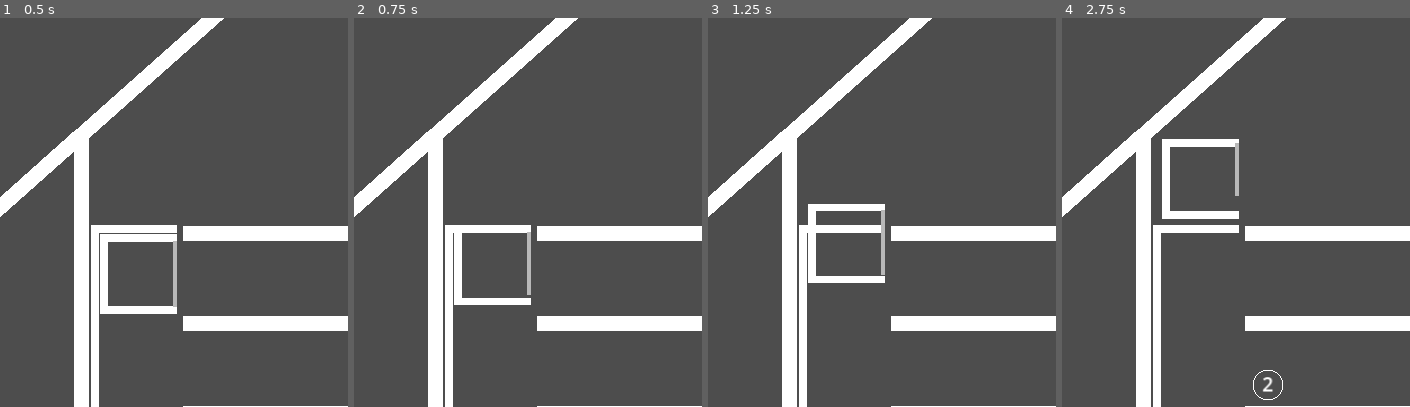
Above: before the commit, frames 1-4 (left to right).
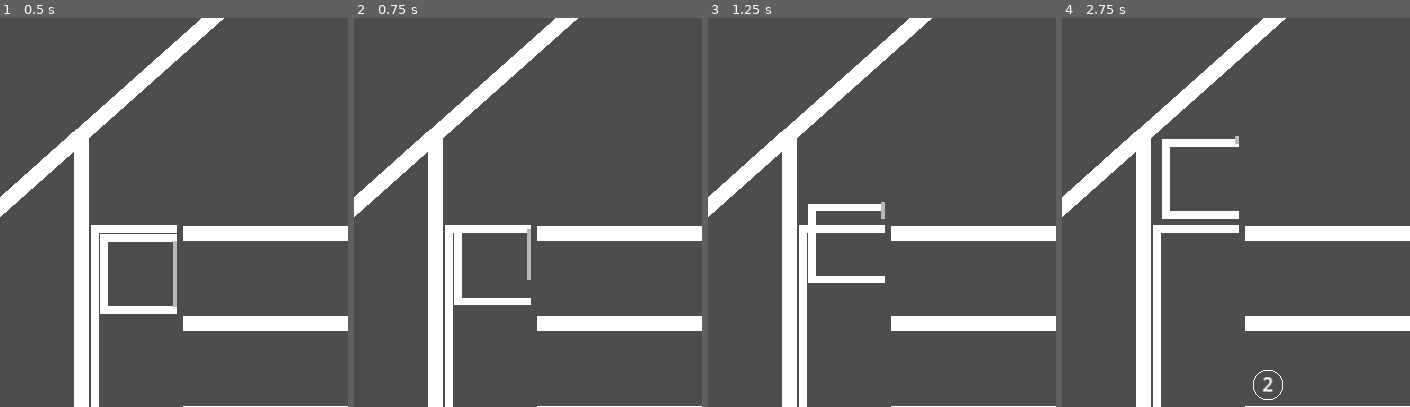
Above: after the commit, the same moments.

Repository: gilad905/elevator-boy
Game: Godot game, scene res://scenes/main.tscn
Two runs of this game, one before a commit and one after it. Both use one fixed random seed, a clock stepped at 60 frames per second and the inputs below.
Inputs:
- Up to frame 1 (0.5 s): no input
- Up to frame 2 (0.75 s): tap Enter at 0.5 s; hold Up (elevator_move_up) from 0.53 s (still down); hold Space (elevator_toggle_door, bound only before the commit) from 0.53 s (still down)
- Up to frame 3 (1.25 s): keep holding Up (elevator_move_up); keep holding Space (elevator_toggle_door, bound only before the commit)
- Up to frame 4 (2.75 s): release Up (elevator_move_up) at 1.28 s; release Space (elevator_toggle_door, bound only before the commit) at 1.28 s; hold Down (elevator_move_down) 1.28-2.03 s; tap Space (elevator_toggle_door, bound only before the commit) at 1.35 s; hold Up (elevator_move_up) from 2.03 s (still down); hold Space (elevator_toggle_door, bound only before the commit) from 2.03 s (still down)
The pictures show only the part of the screen within x 6-56%, y 13-63%; the shares and areas given below are measured in that part.

Frame 1 is identical in both runs. In frame 2, less than 0.1% of the frame differs, in the area x 49-51%, y 54-72%; in frame 3, 0.2%, in the area x 49-51%, y 47-67%; in frame 4, 0.2%.

Commit message:
better door

Diff:
--- a/project.godot
+++ b/project.godot
@@ -44,7 +44,7 @@
 "events": [Object(InputEventKey,"resource_local_to_scene":false,"resource_name":"","device":-1,"window_id":0,"alt_press …(195 unchanged characters)…
 ]
 }
-elevator_toggle_door={
+door_toggle={
 "deadzone": 0.5,
 "events": [Object(InputEventKey,"resource_local_to_scene":false,"resource_name":"","device":-1,"window_id":0,"alt_press …(191 unchanged characters)…
 , Object(InputEventKey,"resource_local_to_scene":false,"resource_name":"","device":-1,"window_id":0,"alt_pressed":false …(186 unchanged characters)…
--- a/scenes/main.tscn
+++ b/scenes/main.tscn
@@ -1,8 +1,9 @@
-[gd_scene load_steps=7 format=3 uid="uid://b4x3k3rw7jlkp"]
+[gd_scene load_steps=8 format=3 uid="uid://b4x3k3rw7jlkp"]
 
 [ext_resource type="PackedScene" uid="uid://6ump4l8coktj" path="res://scenes/floor.tscn" id="1_ec1if"]
 [ext_resource type="Script" path="res://scripts/main.gd" id="1_u3v8c"]
 [ext_resource type="Script" path="res://scripts/floors.gd" id="2_pfc4s"]
+[ext_resource type="Script" path="res://scripts/door.gd" id="3_3jsbd"]
 [ext_resource type="Script" path="res://scripts/persons.gd" id="3_ag5il"]
 [ext_resource type="Script" path="res://scripts/elevator.gd" id="4_iffau"]
 
@@ -27,13 +28,14 @@
 width = 5.0
 script = ExtResource("4_iffau")
 one_floor_duration_sec = 2
-door_move_duration_sec = 1
 metadata/_edit_lock_ = true
 
 [node name="Door" type="Line2D" parent="ElevatorWrap/Elevator"]
 points = PackedVector2Array(53.5, 8, 53.5, 52)
 width = 3.0
 default_color = Color(0.720467, 0.720468, 0.720467, 1)
+script = ExtResource("3_3jsbd")
+move_speed = 1.0
 metadata/_edit_lock_ = true
 
 [node name="Persons" type="Node2D" parent="ElevatorWrap/Elevator"]
@@ -69,4 +71,5 @@
 [node name="PersonsTimer" type="Timer" parent="Persons"]
 wait_time = 6.0
 
+[connection signal="door_opened" from="ElevatorWrap/Elevator/Door" to="." method="_on_door_opened"]
 [connection signal="timeout" from="Persons/PersonsTimer" to="." method="_on_persons_timer_timeout"]
--- /dev/null
+++ b/scripts/door.gd
@@ -0,0 +1,29 @@
+extends Line2D
+
+@export var move_speed: float
+
+enum State {closed, opening, open, closing}
+var current_state: State = State.closed
+
+signal door_opened
+
+func _process(delta: float) -> void:
+	if Input.is_action_just_pressed("door_toggle"):
+		var is_opening = [State.open, State.opening].has(current_state)
+		current_state = State.closing if is_opening else State.opening
+
+	if [State.opening, State.closing].has(current_state):
+		var is_opening = current_state == State.opening
+		var target_y = 0 if is_opening else 1
+		if is_equal_approx(scale.y, target_y):
+			scale.y = target_y
+			var target_state = State.open if is_opening else State.closed
+			current_state = target_state
+			var state_desc = "open" if target_state == State.open else "closed"
+			print("Door is now " + state_desc)
+			if current_state == State.open:
+				door_opened.emit()
+		else:
+			var delta_factor = -1 if is_opening else 1
+			var delta_y = delta * delta_factor * move_speed
+			scale.y = clamp(scale.y + delta_y, 0, 1)
--- a/scripts/elevator.gd
+++ b/scripts/elevator.gd
@@ -1,12 +1,10 @@
 extends Line2D
 
 @export var one_floor_duration_sec: int
-@export var door_move_duration_sec: int
 
 var current_floor_num: int
 var floor_height: int
 var is_moving: bool = false
-var is_door_open: bool = false
 var persons: Node2D
 
 func _ready() -> void:
@@ -38,18 +36,6 @@
 	var target_floor: int = current_floor_num + (1 if go_up else -1)
 	go_to_floor(target_floor)
 
-func toggle_door() -> void:
-	await set_door(not is_door_open)
-
-func set_door(to_open: bool) -> void:
-	var target_y = 0 if to_open else 1
-	var door = get_node("Door")
-	var tween = create_tween()
-
-	tween.tween_property(door, "scale:y", target_y, door_move_duration_sec)
-	is_door_open = to_open
-	await tween.finished
-
 func add_person(person):
 	persons.add_child(person)
 	var i = person.get_index()
--- a/scripts/main.gd
+++ b/scripts/main.gd
@@ -1,9 +1,14 @@
 extends Node2D
+
+var elevator: Node2D
+var door: Node2D
 
 func _ready() -> void:
 	await get_tree().create_timer(2).timeout
 	_on_persons_timer_timeout()
 	$Persons/PersonsTimer.start()
+	elevator = $ElevatorWrap/Elevator
+	door = elevator.get_node("Door")
 
 func _process(_delta: float) -> void:
 	if Input.is_action_pressed("elevator_move_down"):
@@ -14,13 +19,12 @@
 func _input(event: InputEvent) -> void:
 	if event.is_action_pressed("exit"):
 		get_tree().quit()
-	elif event.is_action_pressed("elevator_toggle_door"):
-		var elevator = $ElevatorWrap/Elevator
-		await elevator.toggle_door()
-		if elevator.is_door_open:
-			elevator.remove_persons_in_dest()
-			var current_floor = $Floors.get_floor(elevator.current_floor_num)
-			current_floor.enter_elevator_next()
 
 func _on_persons_timer_timeout() -> void:
 	$Persons.add_person()
+
+func _on_door_opened():
+	pass
+	# elevator.remove_persons_in_dest()
+	# var current_floor = $Floors.get_floor(elevator.current_floor_num)
+	# current_floor.enter_elevator_next()
